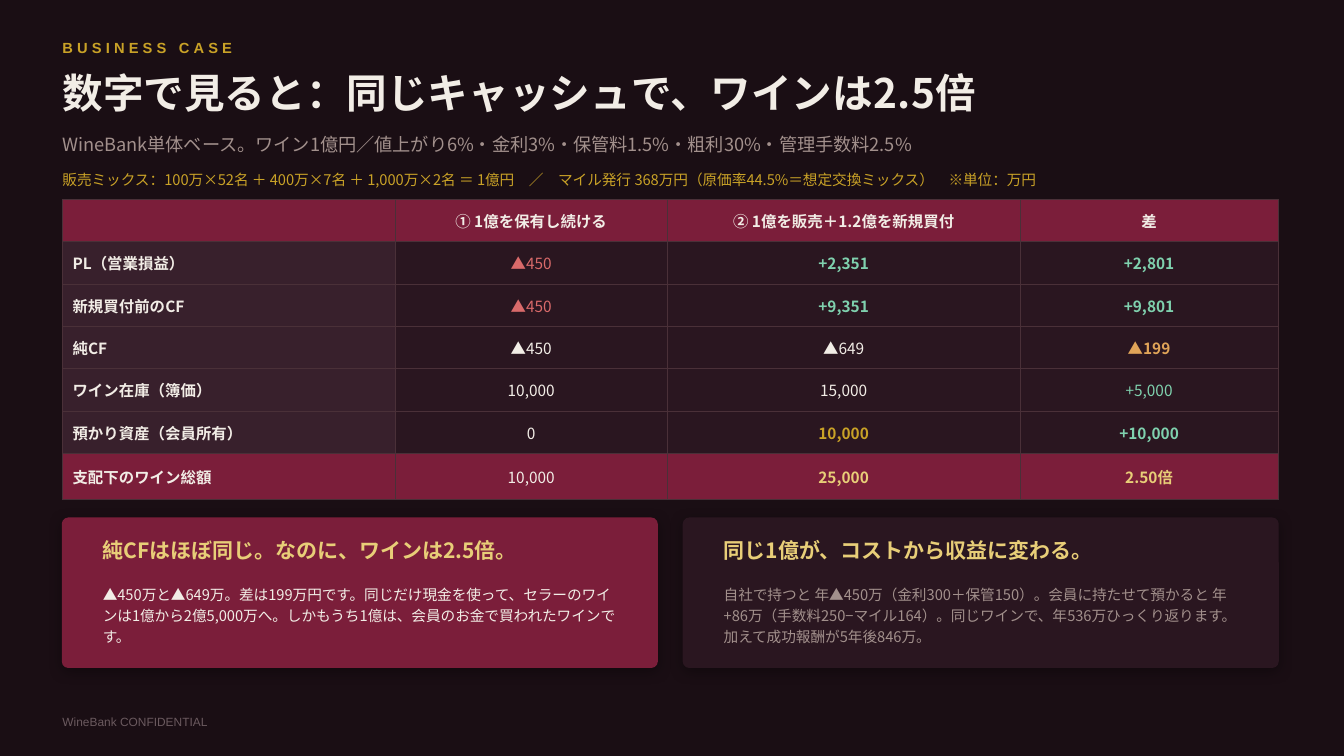
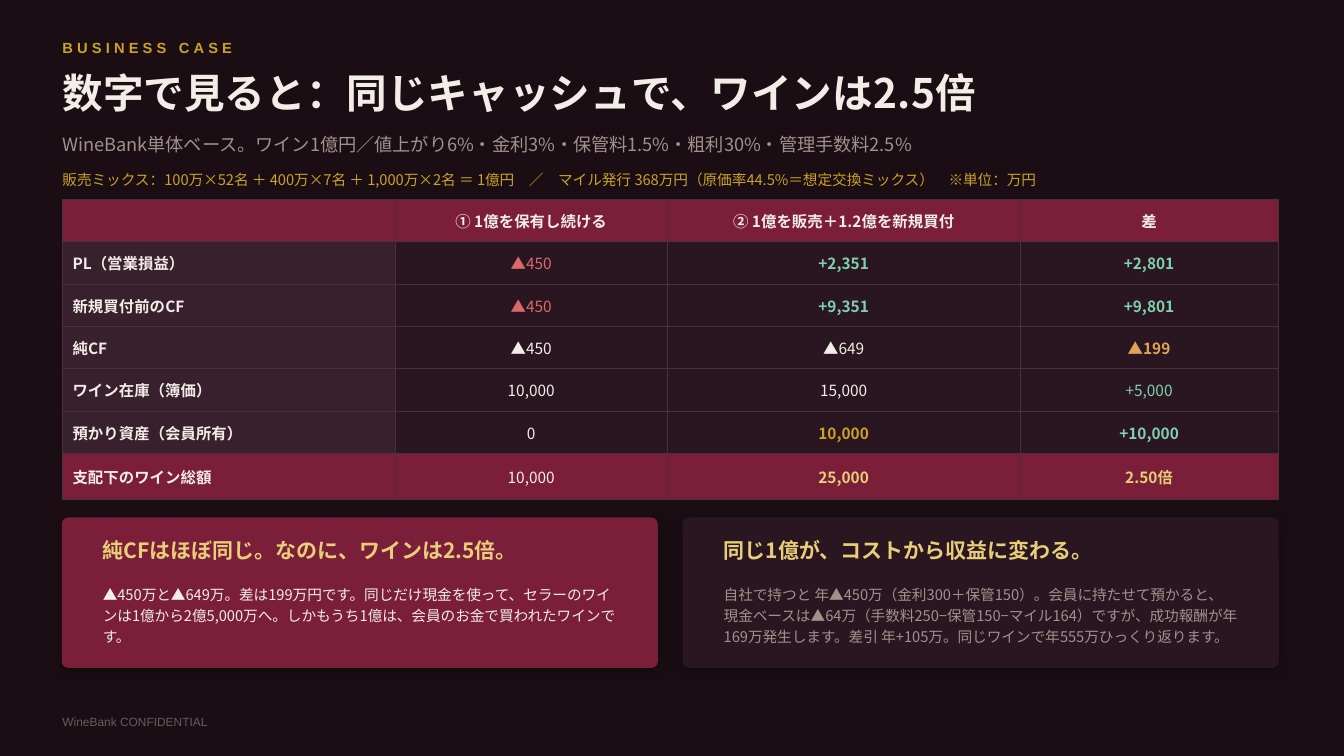
Before and after one commit to nakano-winebank/wine-auction, a slide deck: slide 4 of 提案資料/WineBank_ワインマイル経済圏構想.pptx. Drawn at 1344x756 pixels with LibreOffice and Linux fonts; fonts in the diff are those of the drawing. Boxes give left, top, right and bottom in pixels: in the first picture for what was removed or moved away, otherwise in the second. Text is boxed around its words. In the diff, an @@ line names an element or a change of style, - is before the commit and + after.

```diff
--- a/提案資料/WineBank_ワインマイル経済圏構想.pptx
+++ b/提案資料/WineBank_ワインマイル経済圏構想.pptx
@@ text at bbox=[724, 587, 1238, 643]: text changed @@
-自社で持つと 年▲450万（金利300＋保管150）。会員に持たせて預かると 年+86万（手数料250−マイル164）。同じワインで、年536万ひっくり返ります。加えて成功報酬が5年後846万。
+自社で持つと 年▲450万（金利300＋保管150）。会員に持たせて預かると、現金ベースは▲64万（手数料250−保管150−マイル164）ですが、成功報酬が年169万発生します。差引 年+105万。同じワインで年555万ひっくり返ります。
```
Also in this commit, not shown: 2 other slides changed, 5 other files.
